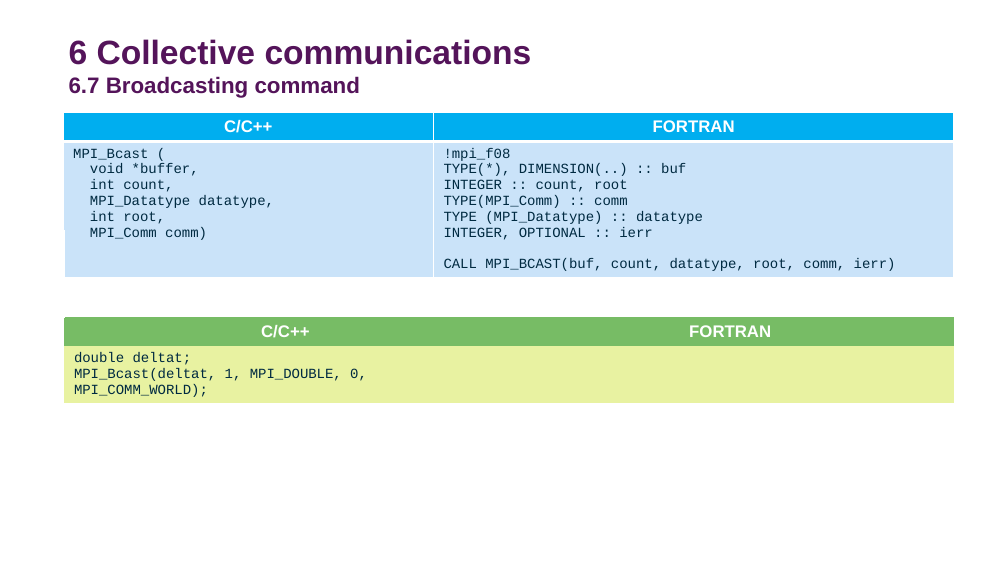
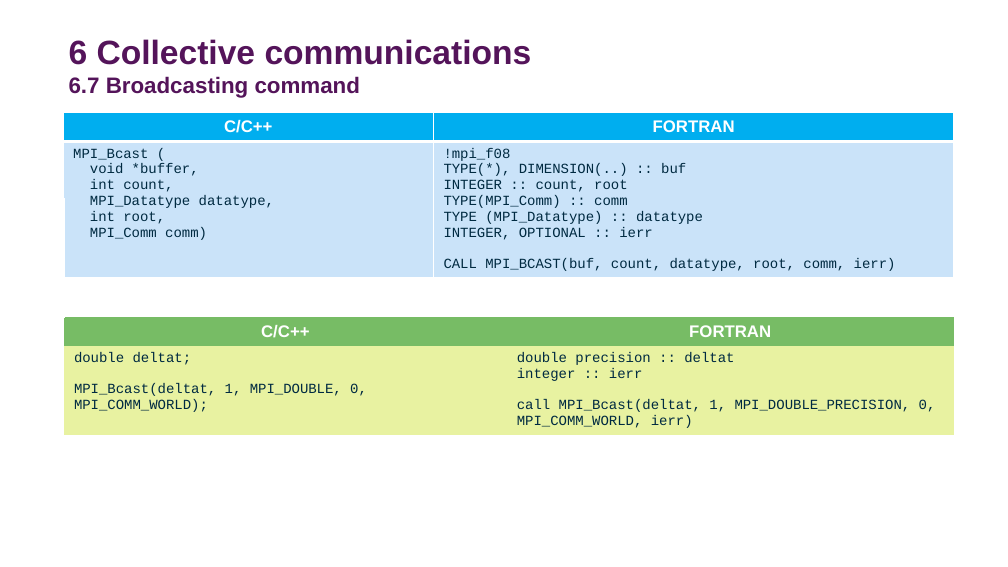
Before and after one commit to DurhamARC-Training/BasicParallelProgramming, a slide deck: slide 68 of OpenMPMPIShortCourse_Spring2026.odp (slide 67 before the commit). Drawn at 1008x567 pixels with LibreOffice and Linux fonts; fonts in the diff are those of the drawing; background and template pictures are left out. Boxes give left, top, right and bottom in pixels: in the first picture for what was removed or moved away, otherwise in the second. Text is boxed around its words. In the diff, an @@ line names an element or a change of style, - is before the commit and + after.

```diff
--- a/OpenMPMPIShortCourse_Spring2026.odp
+++ b/OpenMPMPIShortCourse_Spring2026.odp
@@ table at [64,317,953,434] @@
-row 2, column 1: double deltat; MPI_Bcast(deltat, 1, MPI_DOUBLE, 0, MPI_COMM_WORLD);
+row 2, column 1: double deltat; / MPI_Bcast(deltat, 1, MPI_DOUBLE, 0, MPI_COMM_WORLD);
-row 2, column 2: 
+row 2, column 2: double precision :: deltat / integer :: ierr / call MPI_Bcast(deltat, 1, MPI_DOUBLE_PRECISION, 0, MPI_COMM_WORLD, ierr)
```
Also in this commit, not shown: 11 other slides changed, 1 slide added, 1 slide removed, 1 other file.
